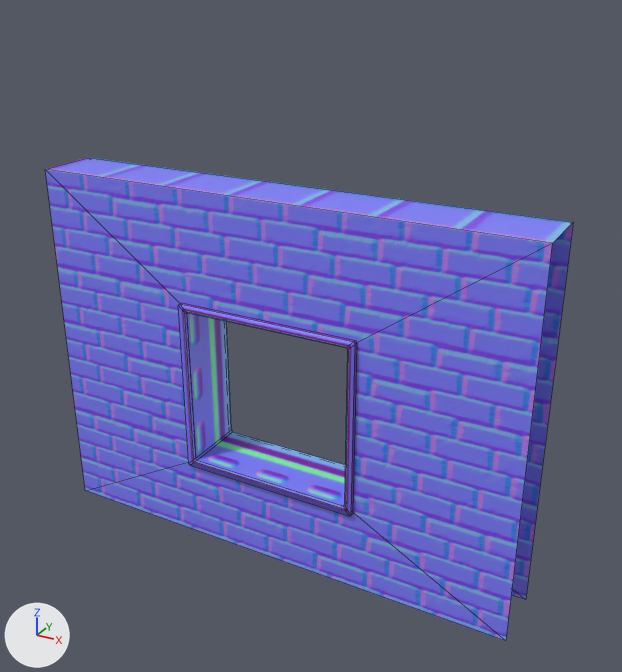
The FBX model Assets/Art/Meshes/sm_wall_straight_03.fbx as it was, and as the next commit left it.
Both versions are drawn from a camera (50 mm lens) standing at (5.09, -4.92, 4.53) and looking at (2.21, 0.32, 1.91). Every picture has the same lights, and +X, +Y and +Z are marked at lower left. Mesh edges are drawn as thin lines. Where no turn or scale is listed for an object, it has been applied to the vertices.

Names of what the first picture shows: 'sm_wall_straight_03'.
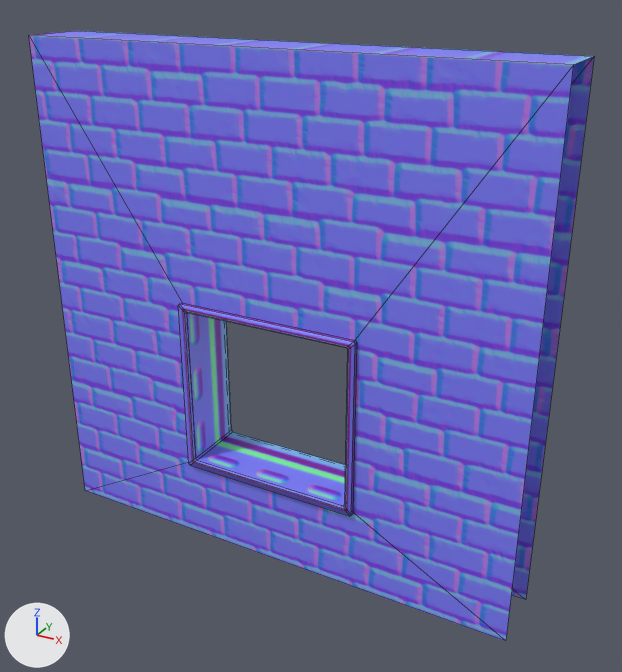
Where the change shows, as pixel boxes [x1, y1, x2, y2] in the pictures (622 x 672 px; the box of a moved part takes in the faces that stretch with it):
```json
{"object": "sm_wall_straight_03", "change": "reshaped, surface changed", "before": [45, 157, 573, 641], "after": [29, 31, 594, 641], "on screen": "7% wider, 26% taller"}
{"part": 1, "of": "me_mesh", "change": "moved or reshaped", "before": [45, 157, 573, 639], "after": [29, 31, 594, 639]}
{"part": 2, "of": "me_mesh", "change": "surface changed", "before": [86, 462, 525, 641], "after": [86, 462, 525, 641]}
```

The change, as JSON lines over the scene's bpy script:
```json
{"block": "me_mesh", "where": "# used by ob_sm_wall_straight_03; location = (0.0, 0.0, 0.0)"}
{"block": "me_mesh", "where": "# before: 1 (4.0, 0.0, 3.0) at pixel (552, 243), 3 (0.0, 0.0, 3.0) at pixel (45, 169), 4 (0.0, 0.5, 3.0) at pixel (88, 157), 5 (4.0, 0.5, 3.0) at pixel (573, 222)"}
{"op": "remove", "block": "me_mesh", "code": "me_mesh.from_pydata(...)  # 80 vertices, 65 faces; spans x 0.0..4.0, y -0.03..0.53, z 0.0..3.0"}
{"op": "add", "block": "me_mesh", "code": "me_mesh.from_pydata(...)  # 80 vertices, 65 faces; spans x 0.0..4.0, y -0.03..0.53, z 0.0..4.0"}
{"block": "me_mesh", "change": "me_mesh part 1"}
{"op": "add", "block": "me_mesh", "code": "for i in [1, 3, 4, 5]: me_mesh.vertices[i].co += Vector((0.0, 0.0, 1.0))"}
{"block": "me_mesh", "change": "me_mesh part 2: texture (UV) coordinates of 8 of 65 faces, centred in x 0.65..3.35, y 0.0..0.5, z 0.36..2.53, changed; they spanned u 0.25..1.0, v 0.0..0.75 and now span u 0.25..1.0, v 0.0..0.75"}
```
